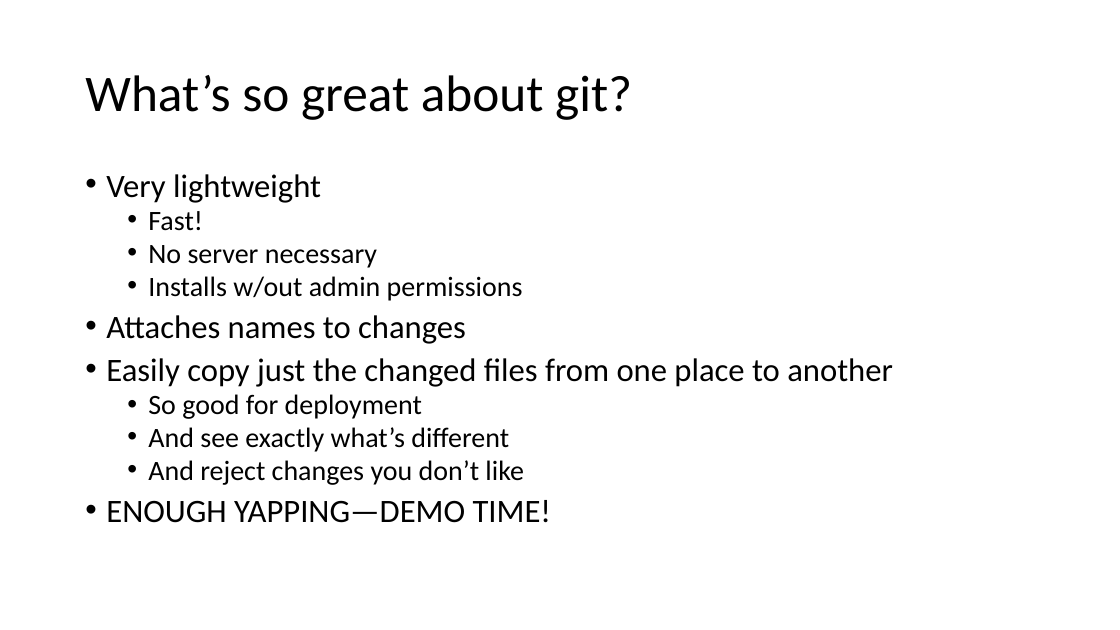
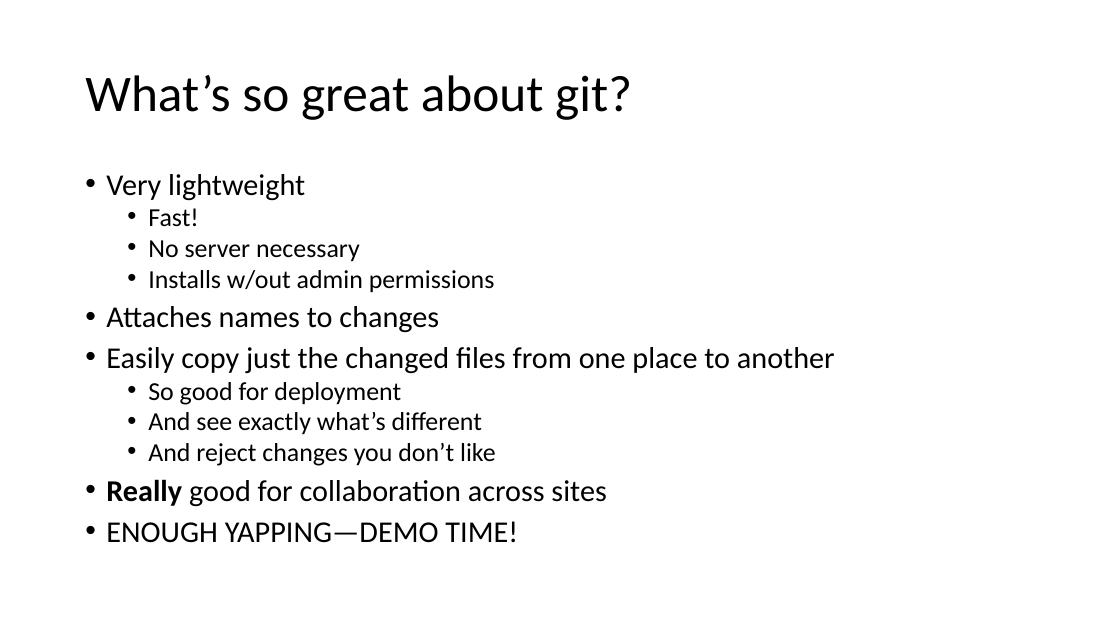
Before and after one commit to rpardee/git_demo, a slide deck: slide 5 of new_git.pptx. Drawn at 1120x630 pixels with LibreOffice and Linux fonts; fonts in the diff are those of the drawing. Boxes give left, top, right and bottom in pixels: in the first picture for what was removed or moved away, otherwise in the second. Text is boxed around its words. In the diff, an @@ line names an element or a change of style, - is before the commit and + after.

```diff
--- a/new_git.pptx
+++ b/new_git.pptx
@@ text at (106,174,835,543): size 28 to 25.9 pt in "Very lightweight", "Attaches names to changes", "Easily copy just the changed files from ...", "ENOUGH YAPPING—DEMO TIME!"; size 24 to 22.2 pt in "Fast!", "No server necessary", "Installs w/out admin permissions", "So good for deployment" and 2 more places @@
@@ text at (106,479,606,507): paragraph added @@
+• Really good for collaboration across sites
```
Also in this commit, not shown: 2 slides added, 1 other file.
